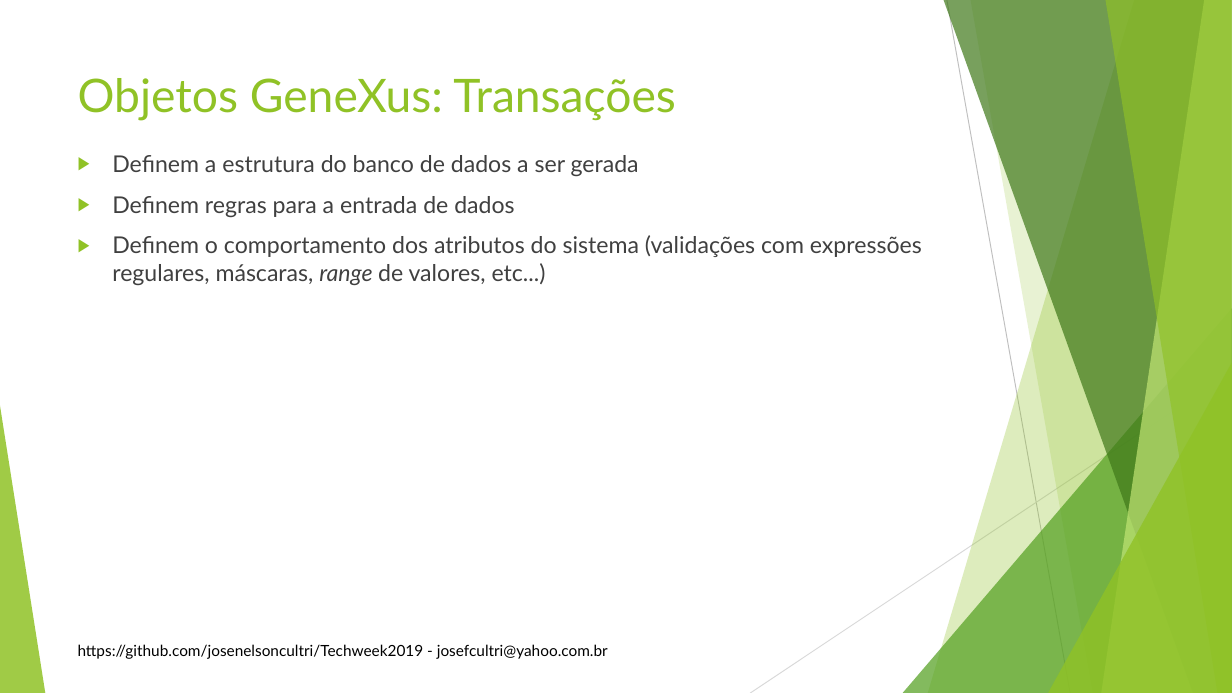
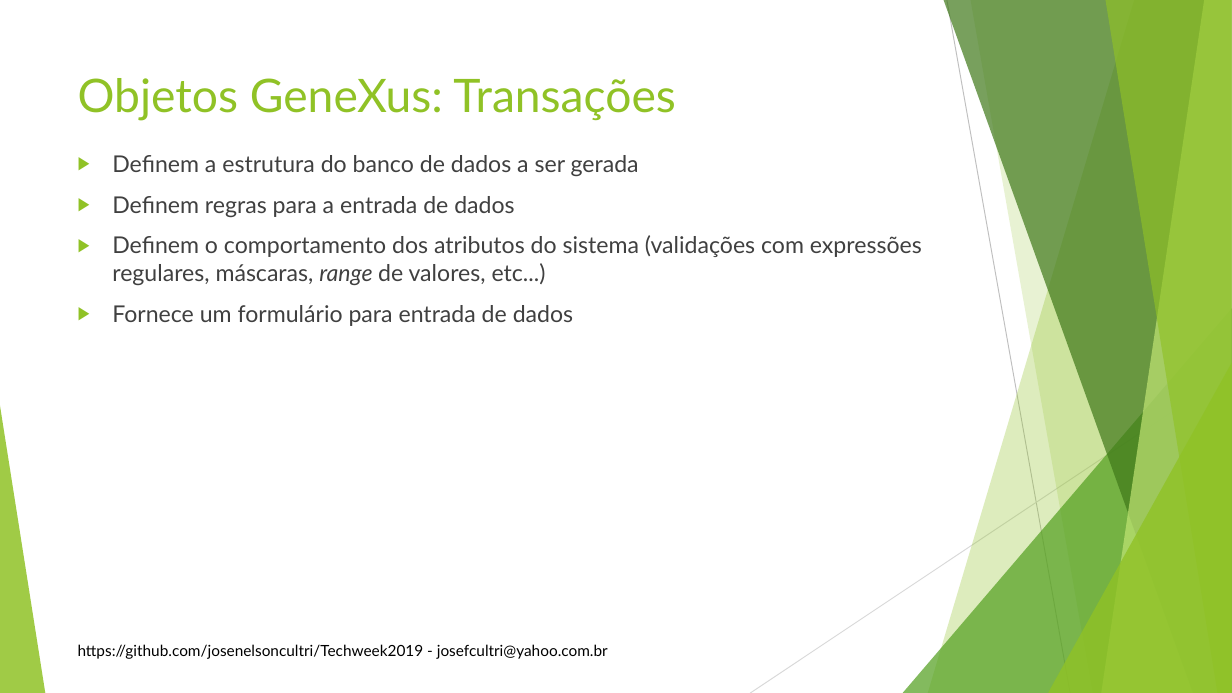
Before and after one commit to josenelsoncultri/Techweek2019, a slide deck: slide 8 of Techweek2019.pptx. Drawn at 1232x693 pixels with LibreOffice and Linux fonts; fonts in the diff are those of the drawing; background and template pictures are left out. Boxes give left, top, right and bottom in pixels: in the first picture for what was removed or moved away, otherwise in the second. Text is boxed around its words. In the diff, an @@ line names an element or a change of style, - is before the commit and + after.

Commit message:
Alterando slides

```diff
--- a/Techweek2019.pptx
+++ b/Techweek2019.pptx
@@ text at bbox=[112, 305, 573, 326]: paragraph added @@
+▶ Fornece um formulário para entrada de dados
```
